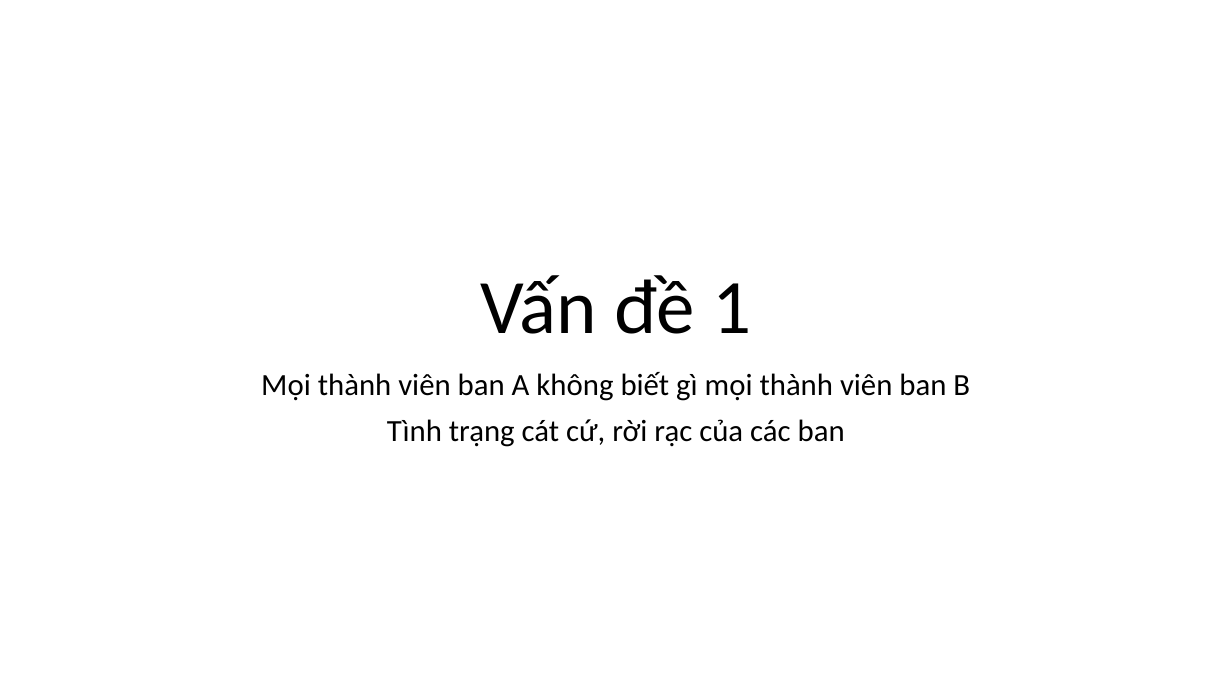
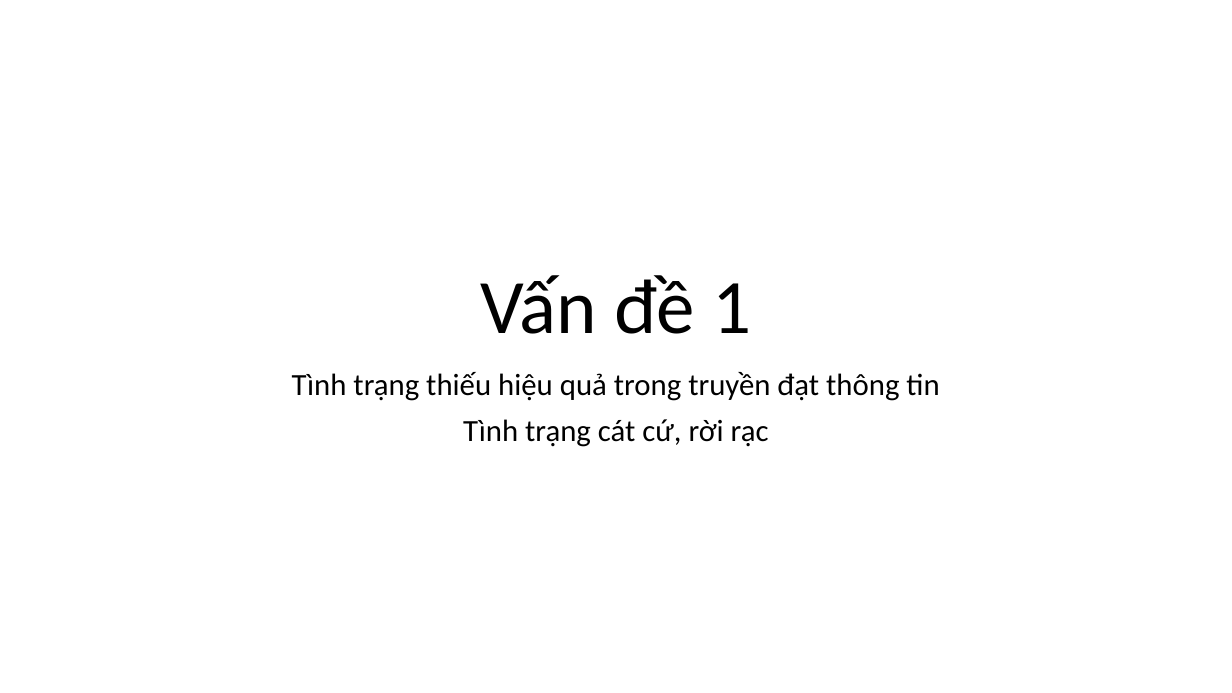
Before and after one commit to nghuyenthevinh2000/SINNO_INTEGRATION, a slide deck: slide 1 of SINNO_CORE_ADJUSTMENT/PROJECT_CONDENSE_STRUCTURE/Vấn đề 1/Vấn đề 1.pptx. Drawn at 1232x693 pixels with LibreOffice and Linux fonts; fonts in the diff are those of the drawing. Boxes give left, top, right and bottom in pixels: in the first picture for what was removed or moved away, otherwise in the second. Text is boxed around its words. In the diff, an @@ line names an element or a change of style, - is before the commit and + after.

```diff
--- a/SINNO_CORE_ADJUSTMENT/PROJECT_CONDENSE_STRUCTURE/Vấn đề 1/Vấn đề 1.pptx
+++ b/SINNO_CORE_ADJUSTMENT/PROJECT_CONDENSE_STRUCTURE/Vấn đề 1/Vấn đề 1.pptx
@@ subtitle at box(292, 372, 939, 447): text changed @@
-Mọi thành viên ban A không biết gì mọi thành viên ban B
-Tình trạng cát cứ, rời rạc của các ban
+Tình trạng thiếu hiệu quả trong truyền đạt thông tin
+Tình trạng cát cứ, rời rạc
```
Also in this commit, not shown: 1 other slide changed, 5 other files.
